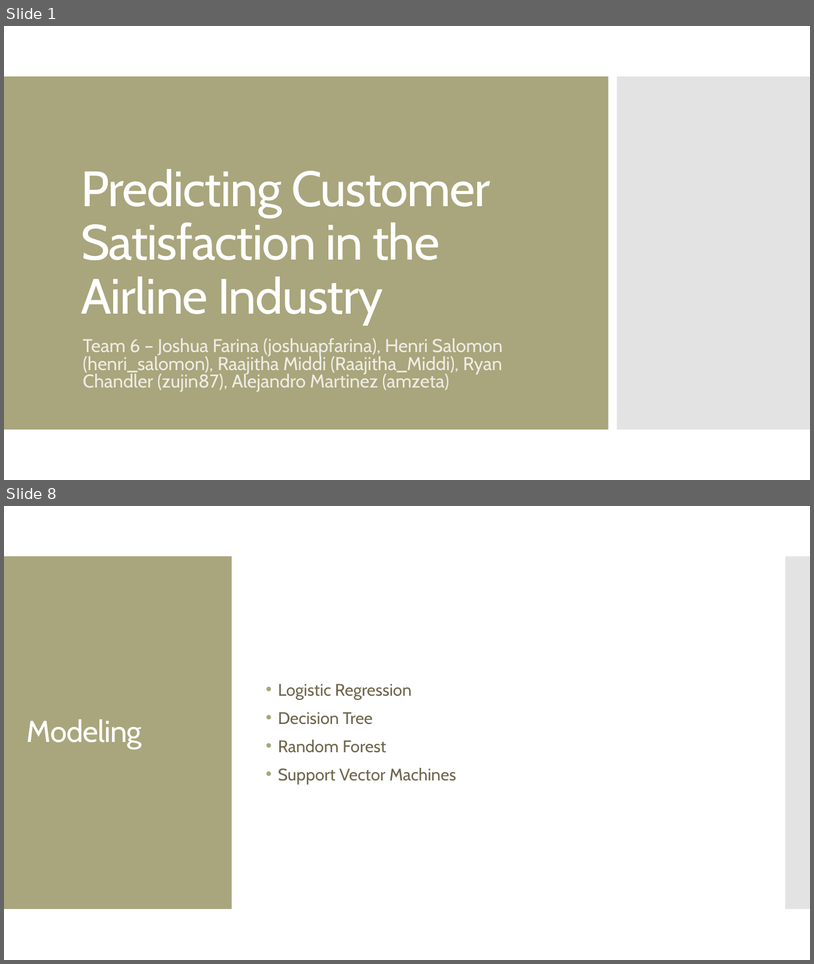
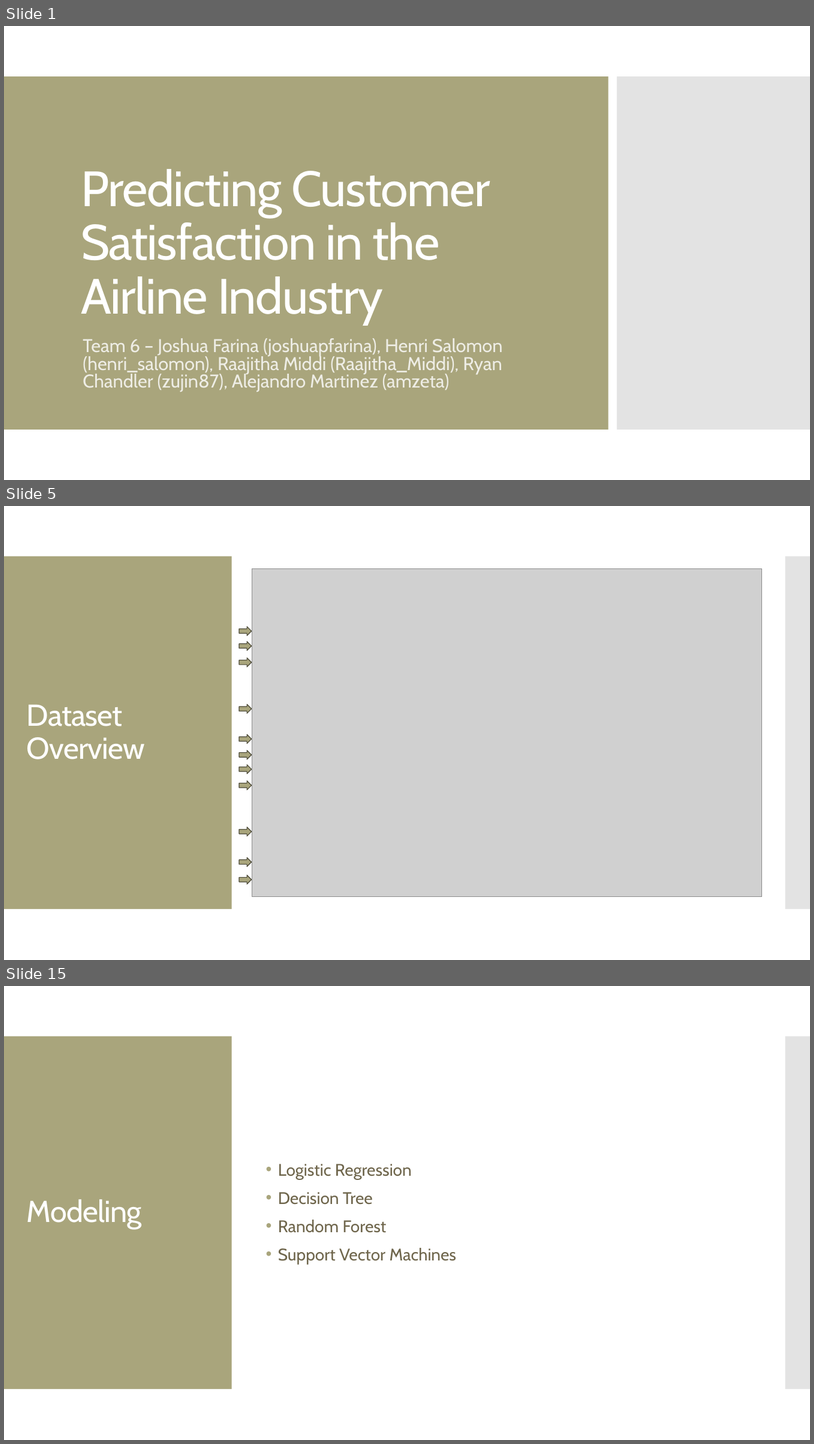
Before and after one commit to MGT-6203-Summer-2023-Edx/Team-6, a slide deck: Final Presentation Slides/Team_6_Final_Slides.pptx. Shown one above the other, each under a label of ours: slides 1 and 8 before the commit, slides 1, 5 and 15 after it; the slides between them are not shown. The pictures are 814x964 and 814x1444 pixels, drawn with LibreOffice and Linux fonts; fonts in the diff are those of the drawing; grey boxes stand for pictures. Boxes give left, top, right and bottom in pixels: in the first picture for what was removed or moved away, otherwise in the second. Text is boxed around its words. In the diff, an @@ line names an element or a change of style, - is before the commit and + after.

```diff
--- a/Final Presentation Slides/Team_6_Final_Slides.pptx
+++ b/Final Presentation Slides/Team_6_Final_Slides.pptx
@@ slide 5 added at <box>4,506,810,960</box>, background #FFFFFF; not listed: 2 template elements that a slide beside it also shows @@
@@ picture added at <box>252,568,762,896</box> @@
@@ right arrow added at <box>239,627,251,636</box>, fill #A9A57C, outline #4A4836 0.85 pt @@
@@ right arrow added at <box>239,642,251,651</box>, fill #A9A57C, outline #4A4836 0.85 pt @@
@@ right arrow added at <box>239,658,251,667</box>, fill #A9A57C, outline #4A4836 0.85 pt @@
@@ title added at <box>27,705,145,759</box>, 36 pt, text #FFFFFF @@
+Dataset Overview
@@ right arrow added at <box>239,704,251,713</box>, fill #A9A57C, outline #4A4836 0.85 pt @@
@@ right arrow added at <box>239,734,251,743</box>, fill #A9A57C, outline #4A4836 0.85 pt @@
@@ right arrow added at <box>239,750,251,759</box>, fill #A9A57C, outline #4A4836 0.85 pt @@
@@ right arrow added at <box>239,765,251,774</box>, fill #A9A57C, outline #4A4836 0.85 pt @@
@@ right arrow added at <box>239,781,251,790</box>, fill #A9A57C, outline #4A4836 0.85 pt @@
@@ right arrow added at <box>239,826,251,835</box>, fill #A9A57C, outline #4A4836 0.85 pt @@
@@ right arrow added at <box>239,858,251,867</box>, fill #A9A57C, outline #4A4836 0.85 pt @@
@@ right arrow added at <box>239,875,251,884</box>, fill #A9A57C, outline #4A4836 0.85 pt @@
@@ what was slide 8 is now slide 15 @@
```
Also in this commit, not shown: 3 slides changed, 9 other slides added, 3 slides removed.
